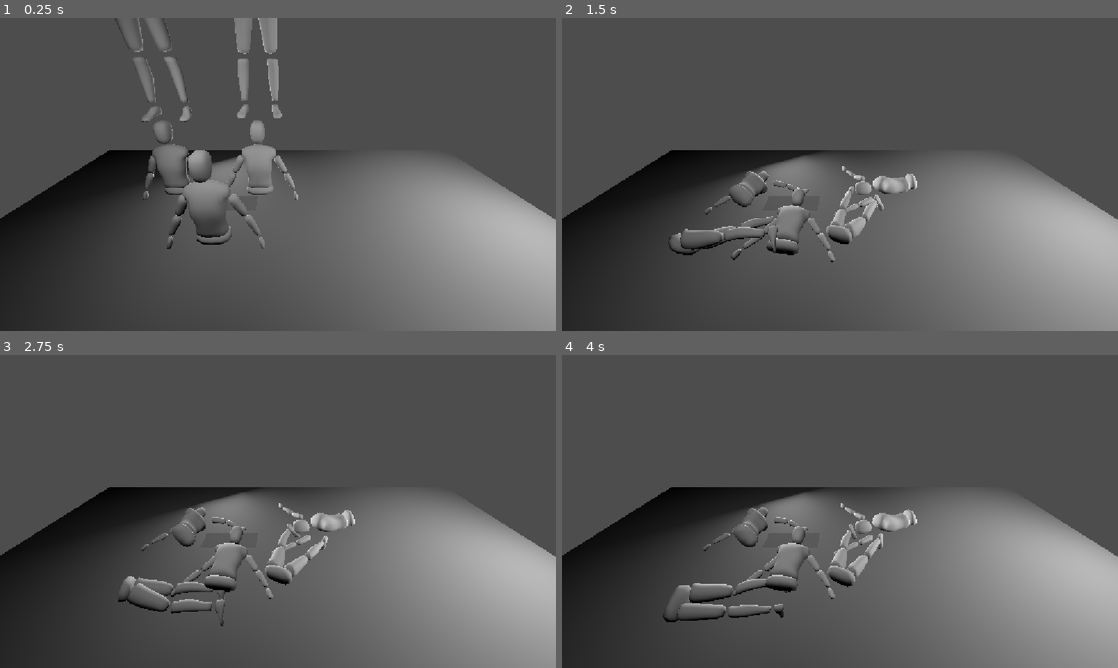
Above: before the commit, frames 1-4 (two rows, left to right).
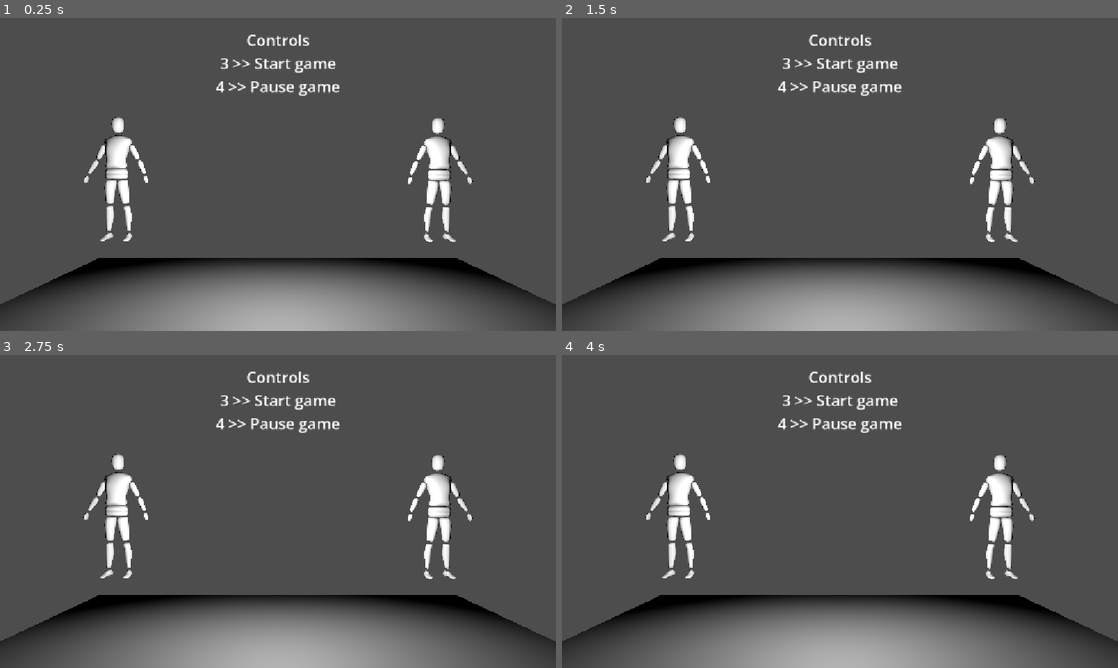
Above: after the commit, the same moments.

Repository: The-MEDINA/SNAP-back
Game: Godot game, scene res://Scenes/controlsTesting.tscn
Two runs of this game, one before a commit and one after it. Both use one fixed random seed, a clock stepped at 60 frames per second and the inputs below. Before the commit the project starts from res://Scenes/characterPrototype.tscn.
Inputs:
- Up to frame 1 (0.25 s): no input
- Up to frame 2 (1.5 s): hold D (LeftThumbstickRight) 0.53-1.28 s; hold 1 (DebugPlayer1Down) from 1.28 s (still down)
- Up to frame 3 (2.75 s): release 1 (DebugPlayer1Down) at 2.03 s; hold D (LeftThumbstickRight) from 2.03 s (still down)
- Up to frame 4 (4 s): release D (LeftThumbstickRight) at 2.78 s; hold W (LeftThumbstickUp) 2.78-3.53 s; hold S (LeftThumbstickDown) from 3.53 s (still down)

The runs differ from the first frame. In frame 1, 41% of the frame differs, in the area x 0-100%, y 0-100%; in frame 2, 41%; in frame 3, 41%; in frame 4, 41%.
Error before the commit: Invalid call. Nonexistent function '_receiveForce' in base 'Node3D'. (res://Scripts/boneForceReceiver.gd:18)

Commit message:
made our first build

Diff:
--- a/snap-back/project.godot
+++ b/snap-back/project.godot
@@ -11,7 +11,7 @@
 [application]
 
 config/name="SNAPback"
-run/main_scene="uid://canlw72q1pqdt"
+run/main_scene="uid://df2odcgu3122d"
 config/features=PackedStringArray("4.7", "Forward Plus")
 config/icon="res://icon.svg"
 
Not shown, added: snap-back.zip
